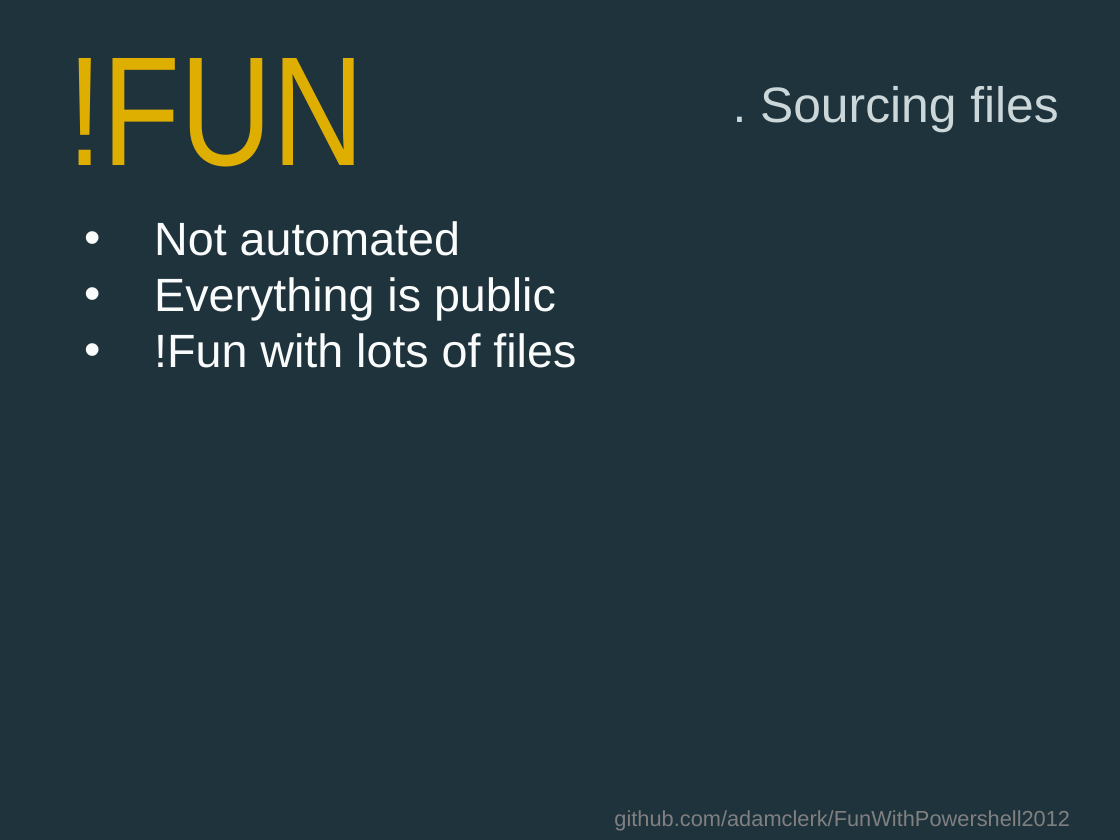
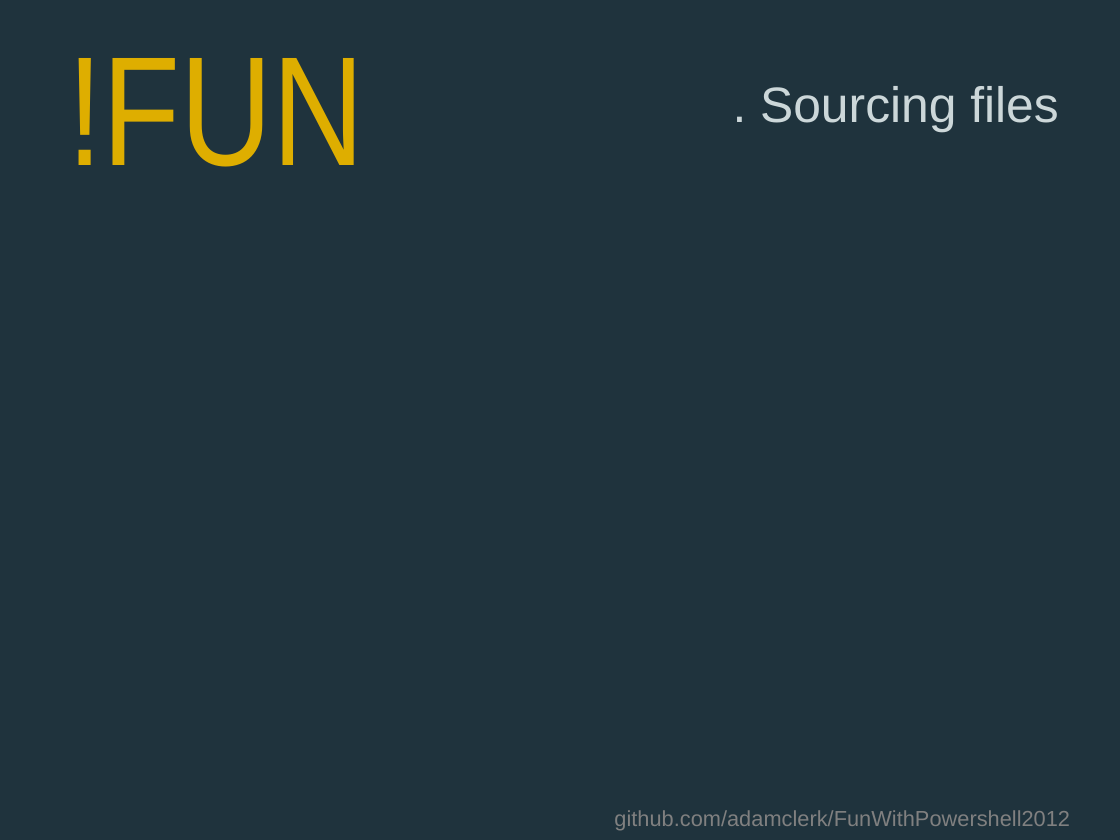
Before and after one commit to adamclerk/FunWithPowershell2012, a slide deck: slide 11 of 2012_CodeCamp_PowerShell.pptx. Drawn at 1120x840 pixels with LibreOffice and Linux fonts; fonts in the diff are those of the drawing. Boxes give left, top, right and bottom in pixels: in the first picture for what was removed or moved away, otherwise in the second. Text is boxed around its words. In the diff, an @@ line names an element or a change of style, - is before the commit and + after.

```diff
--- a/2012_CodeCamp_PowerShell.pptx
+++ b/2012_CodeCamp_PowerShell.pptx
@@ text removed at bbox=[154, 221, 576, 368] @@
-• Not automated
-• Everything is public
-• !Fun with lots of files
```
Also in this commit, not shown: 7 other slides changed, 1 slide added, 1 slide removed, 13 other files.
